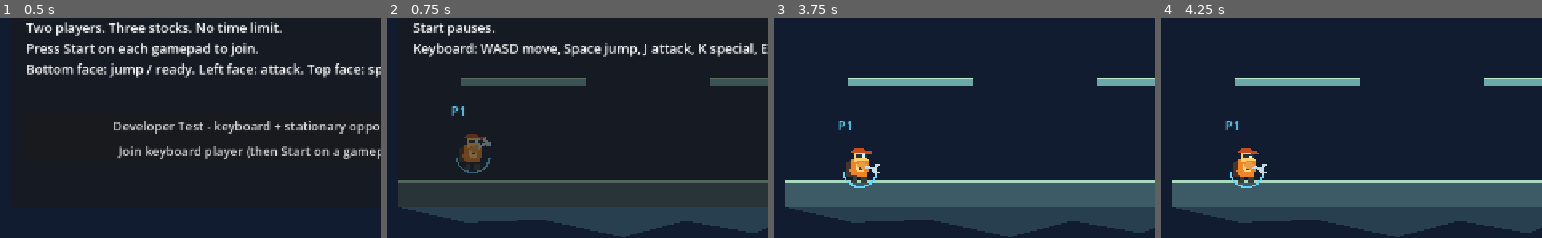
Above: before the commit, frames 1-4 (left to right).
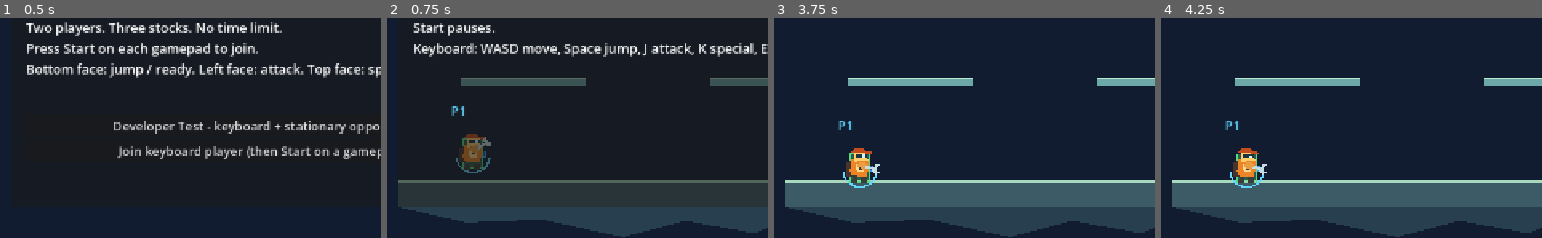
Above: after the commit, the same moments.

Repository: Fusion2k/smash-fight
Game: Godot game, scene res://app/app.tscn
Two runs of this game, one before a commit and one after it. Both use one fixed random seed, a clock stepped at 60 frames per second and the inputs below.
Inputs (mouse positions are % of the whole screen's width and height, from its top left):
- Up to frame 1 (0.5 s): no input
- Up to frame 2 (0.75 s): click "Developer Test - keyboard + s…" at 0.5 s
- Up to frame 3 (3.75 s): tap Enter at 1.25, 3.5 s; move the mouse to (73, 44) at 1.27 s; hold D 1.28-2 s; hold J 1.28-2 s; click (73, 44) at 1.42 s; tap Space at 1.52, 2 s; drag from (29, 54) to (73, 71) at 2.02 s; move the mouse to (61, 26) at 2.77 s; hold D 2.78-3.5 s; hold J 2.78-3.5 s; drag from (45, 69) to (19, 34) at 3.52 s
- Up to frame 4 (4.25 s): no input
The pictures show only the part of the screen within x 16-66%, y 40-90%; the shares and areas given below are measured in that part.

Frame 1 is identical in both runs. In frame 2, 0.2% of the frame differs, in the area x 19-26%, y 54-69%; in frame 3, 0.2%; in frame 4, 0.2%.

Commit message:
Make animation timeline visibly drive editor preview for Zip
Adds @tool preview rectangles that read the same CombatSample properties the
animation keys and simulation sample, so scrubbing in the editor moves the
hitbox/hurtbox boxes and Zip's art. Removes duplicated geometry tracks; adds
art-only tracks and preselects ground_neutral in the AnimationPlayer.

Verified by editor seek probe, 1280x720 render, play probe and Developer Test.

Diff:
--- /dev/null
+++ b/prototype/animation_moves/box_preview.gd
@@ -0,0 +1,33 @@
+@tool
+extends Node2D
+## PROTOTYPE ONLY. Visible rectangle that reads the SAME animated properties the
+## simulation samples. One set of animation keys therefore moves the editor
+## preview and gameplay geometry together — no duplicated tracks.
+
+@export var source: NodePath = ^"../CombatSample"
+@export var extent_property: StringName = &"hitbox_extent"
+@export var offset_property: StringName = &"hitbox_offset"
+@export var box_color: Color = Color(0.25, 0.6, 1.0, 0.45)
+
+var _last_extent: Vector2 = Vector2.ZERO
+var _last_offset: Vector2 = Vector2.ZERO
+
+func _process(_delta: float) -> void:
+	sync()
+
+func sync() -> void:
+	var node := get_node_or_null(source)
+	if node == null:
+		return
+	var extent: Variant = node.get(extent_property)
+	var offset: Variant = node.get(offset_property)
+	if extent is Vector2 and offset is Vector2:
+		if extent != _last_extent or offset != _last_offset:
+			_last_extent = extent
+			_last_offset = offset
+			queue_redraw()
+
+func _draw() -> void:
+	var rect := Rect2(_last_offset - _last_extent * 0.5, _last_extent)
+	draw_rect(rect, box_color)
+	draw_rect(rect, Color(box_color.r, box_color.g, box_color.b, 1.0), false, 1.5)
--- a/prototype/animation_moves/build_zip_library.gd
+++ b/prototype/animation_moves/build_zip_library.gd
@@ -28,6 +28,7 @@
 		anim.length = float(total) * STEP_SECONDS
 		anim.loop_mode = Animation.LOOP_NONE
 
+		# Data tracks sampled by the simulation.
 		_track(anim, "CombatSample:hitbox_extent", [
 			[0, base_extent], [startup, base_extent],
 			[grow, Vector2(base_extent.x * 1.8, base_extent.y)],
@@ -44,6 +45,21 @@
 			[0, 0], [startup, 1], [startup + active, 2], [end, 2]])
 		_track(anim, "CombatSample:hitbox_active", [
 			[0, false], [startup, true], [startup + active, false], [end, false]])
+
+		# Visual-only tracks. Combat geometry is NOT duplicated here: the two
+		# preview rectangles read the CombatSample properties above, so one key
+		# moves the editor preview and the simulation together.
+		_track(anim, "Visual/Weapon:rotation", [
+			[0, -0.6], [startup, -0.6], [grow, 0.5],
+			[startup + active, 0.2], [end, 0.0]])
+		_track(anim, "Visual/Weapon:position", [
+			[0, Vector2(0, -5)], [startup, Vector2(0, -5)],
+			[grow, Vector2(6, -8)], [startup + active, Vector2(2, -5)],
+			[end, Vector2(0, -5)]])
+		_track(anim, "Visual/Feet:position", [
+			[0, Vector2.ZERO], [startup, Vector2.ZERO],
+			[grow, Vector2(0, 3)], [startup + active, Vector2.ZERO],
+			[end, Vector2.ZERO]])
 
 		anim.add_marker(&"startup_end", float(startup) * STEP_SECONDS)
 		anim.add_marker(&"active_end", float(startup + active) * STEP_SECONDS)
--- /dev/null
+++ b/prototype/animation_moves/editor_preview_capture.gd
@@ -0,0 +1,23 @@
+extends SceneTree
+## PROTOTYPE ONLY. Graphical capture of the editor-style preview at step 4.
+
+func _initialize() -> void:
+	_run.call_deferred()
+
+func _run() -> void:
+	var packed := load("res://prototype/animation_moves/zip_timeline.tscn") as PackedScene
+	var zip := packed.instantiate()
+	root.add_child(zip)
+	zip.global_position = Vector2(640, 360)
+	var player := zip.get_node("Timeline") as AnimationPlayer
+	player.assigned_animation = &"moves/ground_neutral"
+	player.seek(4.0 / 60.0, true)
+	await process_frame
+	await RenderingServer.frame_post_draw
+	var path := "res://prototype/animation_moves/zip_editor_preview.png"
+	root.get_texture().get_image().save_png(path)
+	var hitbox = zip.get_node("HitboxPreview")
+	var hurtbox = zip.get_node("HurtboxPreview")
+	print("PROTOTYPE: step 4 hitbox=", hitbox._last_extent, " hurtbox=", hurtbox._last_extent)
+	print("PROTOTYPE: captured ", path)
+	quit(0)
--- /dev/null
+++ b/prototype/animation_moves/editor_preview_probe.gd
@@ -0,0 +1,26 @@
+extends SceneTree
+## PROTOTYPE ONLY. Proves the Animation tracks move real scene nodes when the
+## AnimationPlayer seeks — i.e. what the editor's animation preview will show.
+
+func _initialize() -> void:
+	_run.call_deferred()
+
+func _run() -> void:
+	var packed := load("res://prototype/animation_moves/zip_timeline.tscn") as PackedScene
+	var zip := packed.instantiate()
+	root.add_child(zip)
+	var player := zip.get_node("Timeline") as AnimationPlayer
+	var hitbox := zip.get_node("HitboxPreview")
+	var hurtbox := zip.get_node("HurtboxPreview")
+	var weapon := zip.get_node("Visual/Weapon")
+	var sample := zip.get_node("CombatSample")
+	player.assigned_animation = &"moves/ground_neutral"
+
+	for step in [0, 3, 4, 6, 8]:
+		player.seek(float(step) / 60.0, true)
+		hitbox.sync()
+		hurtbox.sync()
+		print("STEP %d sample_hit=%s sample_hurt=%s drawn_hit=%s drawn_hurt=%s weapon_rot=%.2f" % [
+			step, str(sample.hitbox_extent), str(sample.hurtbox_extent),
+			str(hitbox._last_extent), str(hurtbox._last_extent), weapon.rotation])
+	quit(0)
--- a/prototype/animation_moves/zip_move_library.tres
+++ b/prototype/animation_moves/zip_move_library.tres
@@ -88,6 +88,42 @@
 "update": 1,
 "values": [false, true, false, false]
 }
+tracks/6/type = "value"
+tracks/6/imported = false
+tracks/6/enabled = true
+tracks/6/path = NodePath("Visual/Weapon:rotation")
+tracks/6/interp = 0
+tracks/6/loop_wrap = true
+tracks/6/keys = {
+"times": PackedFloat32Array(0, 0.083333336, 0.1, 0.11666667, 0.33333334),
+"transitions": PackedFloat32Array(1, 1, 1, 1, 1),
+"update": 1,
+"values": [-0.6, -0.6, 0.5, 0.2, 0.0]
+}
+tracks/7/type = "value"
+tracks/7/imported = false
+tracks/7/enabled = true
+tracks/7/path = NodePath("Visual/Weapon:position")
+tracks/7/interp = 0
+tracks/7/loop_wrap = true
+tracks/7/keys = {
+"times": PackedFloat32Array(0, 0.083333336, 0.1, 0.11666667, 0.33333334),
+"transitions": PackedFloat32Array(1, 1, 1, 1, 1),
+"update": 1,
+"values": [Vector2(0, -5), Vector2(0, -5), Vector2(6, -8), Vector2(2, -5), Vector2(0, -5)]
+}
+tracks/8/type = "value"
+tracks/8/imported = false
+tracks/8/enabled = true
+tracks/8/path = NodePath("Visual/Feet:position")
+tracks/8/interp = 0
+tracks/8/loop_wrap = true
+tracks/8/keys = {
+"times": PackedFloat32Array(0, 0.083333336, 0.1, 0.11666667, 0.33333334),
+"transitions": PackedFloat32Array(1, 1, 1, 1, 1),
+"update": 1,
+"values": [Vector2(0, 0), Vector2(0, 0), Vector2(0, 3), Vector2(0, 0), Vector2(0, 0)]
+}
 
 [sub_resource type="Animation" id="Animation_gr4ol"]
 length = 0.26666666666666666
@@ -177,6 +213,42 @@
 "update": 1,
 "values": [false, true, false, false]
 }
+tracks/6/type = "value"
+tracks/6/imported = false
+tracks/6/enabled = true
+tracks/6/path = NodePath("Visual/Weapon:rotation")
+tracks/6/interp = 0
+tracks/6/loop_wrap = true
+tracks/6/keys = {
+"times": PackedFloat32Array(0, 0.05, 0.06666667, 0.1, 0.25),
+"transitions": PackedFloat32Array(1, 1, 1, 1, 1),
+"update": 1,
+"values": [-0.6, -0.6, 0.5, 0.2, 0.0]
+}
+tracks/7/type = "value"
+tracks/7/imported = false
+tracks/7/enabled = true
+tracks/7/path = NodePath("Visual/Weapon:position")
+tracks/7/interp = 0
+tracks/7/loop_wrap = true
+tracks/7/keys = {
+"times": PackedFloat32Array(0, 0.05, 0.06666667, 0.1, 0.25),
+"transitions": PackedFloat32Array(1, 1, 1, 1, 1),
+"update": 1,
+"values": [Vector2(0, -5), Vector2(0, -5), Vector2(6, -8), Vector2(2, -5), Vector2(0, -5)]
+}
+tracks/8/type = "value"
+tracks/8/imported = false
+tracks/8/enabled = true
+tracks/8/path = NodePath("Visual/Feet:position")
+tracks/8/interp = 0
+tracks/8/loop_wrap = true
+tracks/8/keys = {
+"times": PackedFloat32Array(0, 0.05, 0.06666667, 0.1, 0.25),
+"transitions": PackedFloat32Array(1, 1, 1, 1, 1),
+"update": 1,
+"values": [Vector2(0, 0), Vector2(0, 0), Vector2(0, 3), Vector2(0, 0), Vector2(0, 0)]
+}
 
 [sub_resource type="Animation" id="Animation_libo7"]
 length = 0.2833333333333333
@@ -265,6 +337,42 @@
 "transitions": PackedFloat32Array(1, 1, 1, 1),
 "update": 1,
 "values": [false, true, false, false]
+}
+tracks/6/type = "value"
+tracks/6/imported = false
+tracks/6/enabled = true
+tracks/6/path = NodePath("Visual/Weapon:rotation")
+tracks/6/interp = 0
+tracks/6/loop_wrap = true
+tracks/6/keys = {
+"times": PackedFloat32Array(0, 0.06666667, 0.083333336, 0.1, 0.26666668),
+"transitions": PackedFloat32Array(1, 1, 1, 1, 1),
+"update": 1,
+"values": [-0.6, -0.6, 0.5, 0.2, 0.0]
+}
+tracks/7/type = "value"
+tracks/7/imported = false
+tracks/7/enabled = true
+tracks/7/path = NodePath("Visual/Weapon:position")
+tracks/7/interp = 0
+tracks/7/loop_wrap = true
+tracks/7/keys = {
+"times": PackedFloat32Array(0, 0.06666667, 0.083333336, 0.1, 0.26666668),
+"transitions": PackedFloat32Array(1, 1, 1, 1, 1),
+"update": 1,
+"values": [Vector2(0, -5), Vector2(0, -5), Vector2(6, -8), Vector2(2, -5), Vector2(0, -5)]
+}
+tracks/8/type = "value"
+tracks/8/imported = false
+tracks/8/enabled = true
+tracks/8/path = NodePath("Visual/Feet:position")
+tracks/8/interp = 0
+tracks/8/loop_wrap = true
+tracks/8/keys = {
+"times": PackedFloat32Array(0, 0.06666667, 0.083333336, 0.1, 0.26666668),
+"transitions": PackedFloat32Array(1, 1, 1, 1, 1),
+"update": 1,
+"values": [Vector2(0, 0), Vector2(0, 0), Vector2(0, 3), Vector2(0, 0), Vector2(0, 0)]
 }
 
 [sub_resource type="Animation" id="Animation_rtjwg"]
@@ -355,6 +463,42 @@
 "update": 1,
 "values": [false, true, false, false]
 }
+tracks/6/type = "value"
+tracks/6/imported = false
+tracks/6/enabled = true
+tracks/6/path = NodePath("Visual/Weapon:rotation")
+tracks/6/interp = 0
+tracks/6/loop_wrap = true
+tracks/6/keys = {
+"times": PackedFloat32Array(0, 0.06666667, 0.083333336, 0.1, 0.25),
+"transitions": PackedFloat32Array(1, 1, 1, 1, 1),
+"update": 1,
+"values": [-0.6, -0.6, 0.5, 0.2, 0.0]
+}
+tracks/7/type = "value"
+tracks/7/imported = false
+tracks/7/enabled = true
+tracks/7/path = NodePath("Visual/Weapon:position")
+tracks/7/interp = 0
+tracks/7/loop_wrap = true
+tracks/7/keys = {
+"times": PackedFloat32Array(0, 0.06666667, 0.083333336, 0.1, 0.25),
+"transitions": PackedFloat32Array(1, 1, 1, 1, 1),
+"update": 1,
+"values": [Vector2(0, -5), Vector2(0, -5), Vector2(6, -8), Vector2(2, -5), Vector2(0, -5)]
+}
+tracks/8/type = "value"
+tracks/8/imported = false
+tracks/8/enabled = true
+tracks/8/path = NodePath("Visual/Feet:position")
+tracks/8/interp = 0
+tracks/8/loop_wrap = true
+tracks/8/keys = {
+"times": PackedFloat32Array(0, 0.06666667, 0.083333336, 0.1, 0.25),
+"transitions": PackedFloat32Array(1, 1, 1, 1, 1),
+"update": 1,
+"values": [Vector2(0, 0), Vector2(0, 0), Vector2(0, 3), Vector2(0, 0), Vector2(0, 0)]
+}
 
 [sub_resource type="Animation" id="Animation_syulx"]
 length = 0.23333333333333334
@@ -444,6 +588,42 @@
 "update": 1,
 "values": [false, true, false, false]
 }
+tracks/6/type = "value"
+tracks/6/imported = false
+tracks/6/enabled = true
+tracks/6/path = NodePath("Visual/Weapon:rotation")
+tracks/6/interp = 0
+tracks/6/loop_wrap = true
+tracks/6/keys = {
+"times": PackedFloat32Array(0, 0.05, 0.06666667, 0.083333336, 0.21666667),
+"transitions": PackedFloat32Array(1, 1, 1, 1, 1),
+"update": 1,
+"values": [-0.6, -0.6, 0.5, 0.2, 0.0]
+}
+tracks/7/type = "value"
+tracks/7/imported = false
+tracks/7/enabled = true
+tracks/7/path = NodePath("Visual/Weapon:position")
+tracks/7/interp = 0
+tracks/7/loop_wrap = true
+tracks/7/keys = {
+"times": PackedFloat32Array(0, 0.05, 0.06666667, 0.083333336, 0.21666667),
+"transitions": PackedFloat32Array(1, 1, 1, 1, 1),
+"update": 1,
+"values": [Vector2(0, -5), Vector2(0, -5), Vector2(6, -8), Vector2(2, -5), Vector2(0, -5)]
+}
+tracks/8/type = "value"
+tracks/8/imported = false
+tracks/8/enabled = true
+tracks/8/path = NodePath("Visual/Feet:position")
+tracks/8/interp = 0
+tracks/8/loop_wrap = true
+tracks/8/keys = {
+"times": PackedFloat32Array(0, 0.05, 0.06666667, 0.083333336, 0.21666667),
+"transitions": PackedFloat32Array(1, 1, 1, 1, 1),
+"update": 1,
+"values": [Vector2(0, 0), Vector2(0, 0), Vector2(0, 3), Vector2(0, 0), Vector2(0, 0)]
+}
 
 [sub_resource type="Animation" id="Animation_gwdis"]
 length = 0.2833333333333333
@@ -532,6 +712,42 @@
 "transitions": PackedFloat32Array(1, 1, 1, 1),
 "update": 1,
 "values": [false, true, false, false]
+}
+tracks/6/type = "value"
+tracks/6/imported = false
+tracks/6/enabled = true
+tracks/6/path = NodePath("Visual/Weapon:rotation")
+tracks/6/interp = 0
+tracks/6/loop_wrap = true
+tracks/6/keys = {
+"times": PackedFloat32Array(0, 0.06666667, 0.083333336, 0.1, 0.26666668),
+"transitions": PackedFloat32Array(1, 1, 1, 1, 1),
+"update": 1,
+"values": [-0.6, -0.6, 0.5, 0.2, 0.0]
+}
+tracks/7/type = "value"
+tracks/7/imported = false
+tracks/7/enabled = true
+tracks/7/path = NodePath("Visual/Weapon:position")
+tracks/7/interp = 0
+tracks/7/loop_wrap = true
+tracks/7/keys = {
+"times": PackedFloat32Array(0, 0.06666667, 0.083333336, 0.1, 0.26666668),
+"transitions": PackedFloat32Array(1, 1, 1, 1, 1),
+"update": 1,
+"values": [Vector2(0, -5), Vector2(0, -5), Vector2(6, -8), Vector2(2, -5), Vector2(0, -5)]
+}
+tracks/8/type = "value"
+tracks/8/imported = false
+tracks/8/enabled = true
+tracks/8/path = NodePath("Visual/Feet:position")
+tracks/8/interp = 0
+tracks/8/loop_wrap = true
+tracks/8/keys = {
+"times": PackedFloat32Array(0, 0.06666667, 0.083333336, 0.1, 0.26666668),
+"transitions": PackedFloat32Array(1, 1, 1, 1, 1),
+"update": 1,
+"values": [Vector2(0, 0), Vector2(0, 0), Vector2(0, 3), Vector2(0, 0), Vector2(0, 0)]
 }
 
 [sub_resource type="Animation" id="Animation_ooqwy"]
@@ -622,6 +838,42 @@
 "update": 1,
 "values": [false, true, false, false]
 }
+tracks/6/type = "value"
+tracks/6/imported = false
+tracks/6/enabled = true
+tracks/6/path = NodePath("Visual/Weapon:rotation")
+tracks/6/interp = 0
+tracks/6/loop_wrap = true
+tracks/6/keys = {
+"times": PackedFloat32Array(0, 0.05, 0.083333336, 0.13333334, 0.41666666),
+"transitions": PackedFloat32Array(1, 1, 1, 1, 1),
+"update": 1,
+"values": [-0.6, -0.6, 0.5, 0.2, 0.0]
+}
+tracks/7/type = "value"
+tracks/7/imported = false
+tracks/7/enabled = true
+tracks/7/path = NodePath("Visual/Weapon:position")
+tracks/7/interp = 0
+tracks/7/loop_wrap = true
+tracks/7/keys = {
+"times": PackedFloat32Array(0, 0.05, 0.083333336, 0.13333334, 0.41666666),
+"transitions": PackedFloat32Array(1, 1, 1, 1, 1),
+"update": 1,
+"values": [Vector2(0, -5), Vector2(0, -5), Vector2(6, -8), Vector2(2, -5), Vector2(0, -5)]
+}
+tracks/8/type = "value"
+tracks/8/imported = false
+tracks/8/enabled = true
+tracks/8/path = NodePath("Visual/Feet:position")
+tracks/8/interp = 0
+tracks/8/loop_wrap = true
+tracks/8/keys = {
+"times": PackedFloat32Array(0, 0.05, 0.083333336, 0.13333334, 0.41666666),
+"transitions": PackedFloat32Array(1, 1, 1, 1, 1),
+"update": 1,
+"values": [Vector2(0, 0), Vector2(0, 0), Vector2(0, 3), Vector2(0, 0), Vector2(0, 0)]
+}
 
 [resource]
 _data = {
--- a/prototype/animation_moves/zip_timeline.tscn
+++ b/prototype/animation_moves/zip_timeline.tscn
@@ -1,4 +1,6 @@
-[gd_scene load_steps=16 format=3]
+[gd_scene load_steps=17 format=3]
+
+[ext_resource type="Script" path="res://prototype/animation_moves/box_preview.gd" id="6"]
 
 [ext_resource type="Script" path="res://prototype/animation_moves/timeline_character.gd" id="1"]
 
@@ -78,6 +80,16 @@
 collision_layer = 0
 collision_mask = 1
 
+[node name="HitboxPreview" type="Node2D" parent="."]
+script = ExtResource("6")
+box_color = Color(0.25, 0.6, 1, 0.45)
+
+[node name="HurtboxPreview" type="Node2D" parent="."]
+script = ExtResource("6")
+extent_property = &"hurtbox_extent"
+offset_property = &"hurtbox_offset"
+box_color = Color(0.35, 0.85, 0.5, 0.35)
+
 [node name="CombatSample" type="Node" parent="."]
 script = ExtResource("5")
 
@@ -85,6 +97,7 @@
 libraries = {
 "moves": ExtResource("4")
 }
+assigned_animation = &"moves/ground_neutral"
 
 [node name="SurfaceShape" type="CollisionShape2D" parent="."]
 shape = SubResource("Surface")
Not shown, added: prototype/animation_moves/box_preview.gd.uid
Not shown, added: prototype/animation_moves/editor_preview_capture.gd.uid
Not shown, added: prototype/animation_moves/editor_preview_probe.gd.uid
Binary file added: prototype/animation_moves/zip_editor_preview.png
Not shown, added: prototype/animation_moves/zip_editor_preview.png.import
Not shown, added: prototype/animation_moves/zip_play_capture.gd.uid
Not shown, added: prototype/animation_moves/zip_play_capture.png.import
Not shown, added: prototype/animation_moves/zip_play_probe.gd.uid
Not shown, changed: prototype/animation_moves/PROTOTYPE.md
